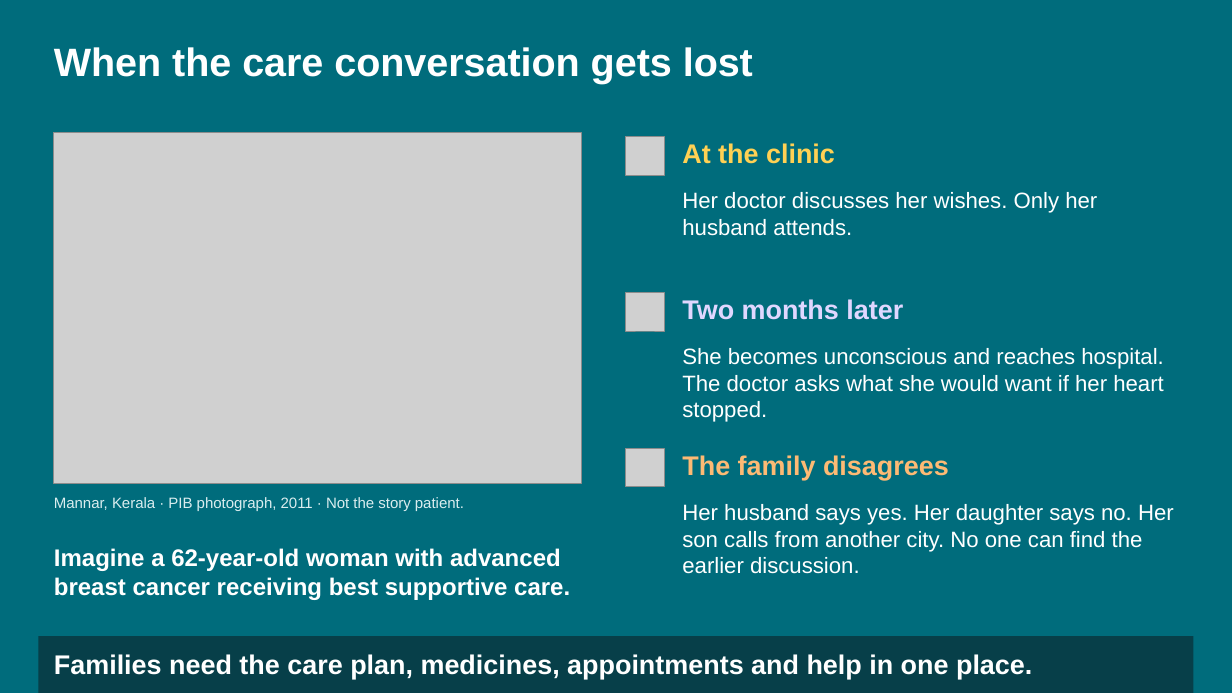
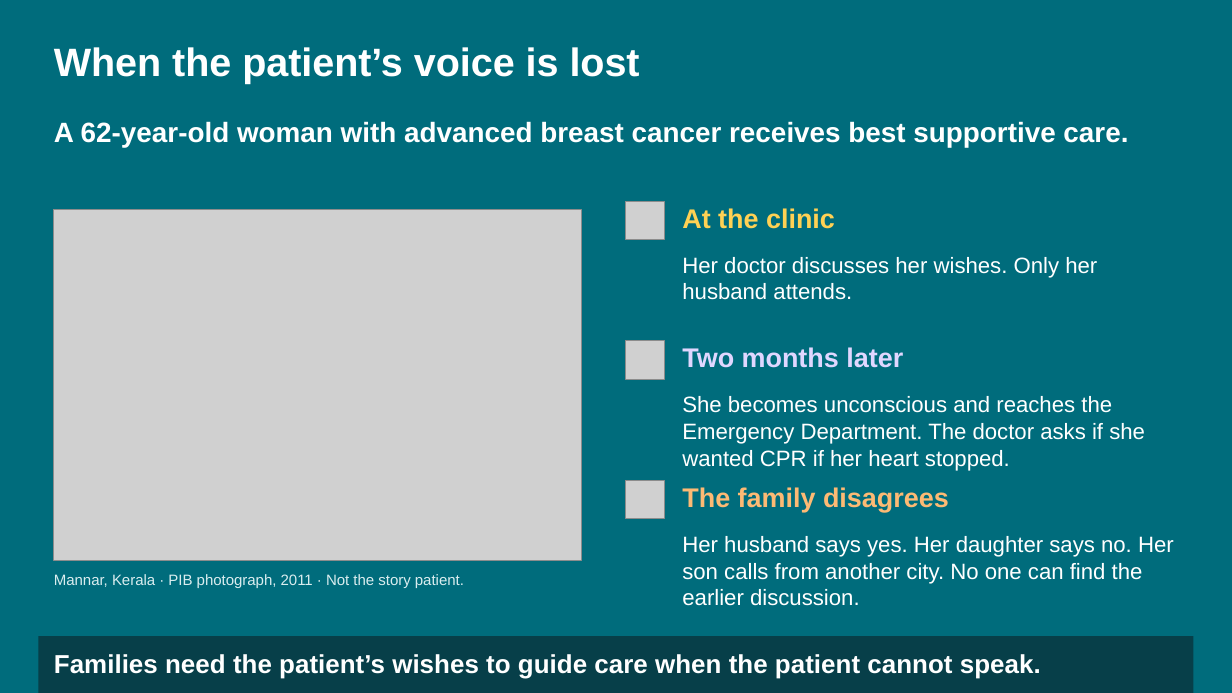
Before and after one commit to basithladdu/healthathon, a slide deck: slide 2 of submission/Saathi_Healthathon_Final.pptx. Drawn at 1232x693 pixels with LibreOffice and Linux fonts; fonts in the diff are those of the drawing; grey boxes stand for pictures. Boxes give left, top, right and bottom in pixels: in the first picture for what was removed or moved away, otherwise in the second. Text is boxed around its words. In the diff, an @@ line names an element or a change of style, - is before the commit and + after.

```diff
--- a/submission/Saathi_Healthathon_Final.pptx
+++ b/submission/Saathi_Healthathon_Final.pptx
@@ text at (54, 47, 640, 83): text changed @@
-When the care conversation gets lost
+When the patient’s voice is lost
@@ text at (54, 121, 1128, 147): text changed; size 18.8 to 21.8 pt @@
-Imagine a 62-year-old woman with advanced breast cancer receiving best supportive care.
+A 62-year-old woman with advanced breast cancer receives best supportive care.
@@ picture: place and size @@
-picture at (54, 133, 581, 483)
+picture at (54, 210, 581, 560)
@@ 2 texts, 1 picture: place and size @@
-2 texts, 1 picture at (626, 137, 1097, 236)
+2 texts, 1 picture at (626, 201, 1097, 300)
@@ picture: place and size @@
-picture at (626, 293, 665, 332)
+picture at (626, 341, 665, 380)
@@ text "Two months later": place and size @@
-text "Two months later" at (682, 299, 903, 320)
+text "Two months later" at (682, 347, 903, 368)
@@ text at (682, 396, 1145, 471): text changed @@
-She becomes unconscious and reaches hospital. The doctor asks what she would want if her heart stopped.
+She becomes unconscious and reaches the Emergency Department. The doctor asks if she wanted CPR if her heart stopped.
@@ picture: place and size @@
-picture at (626, 448, 665, 487)
+picture at (626, 481, 665, 519)
@@ text "The family disagrees": place and size @@
-text "The family disagrees" at (682, 455, 949, 480)
+text "The family disagrees" at (682, 487, 949, 512)
@@ text "Her husband says yes. Her ...": place and size @@
-text "Her husband says yes. Her ..." at (682, 504, 1174, 574)
+text "Her husband says yes. Her ..." at (682, 536, 1174, 606)
@@ text "Mannar, Kerala · PIB photograph, ...": place and size @@
-text "Mannar, Kerala · PIB photograph, ..." at (54, 497, 464, 511)
+text "Mannar, Kerala · PIB photograph, ..." at (54, 574, 464, 588)
@@ text at (54, 654, 1041, 679): text changed; size 21 to 20.2 pt @@
-Families need the care plan, medicines, appointments and help in one place.
+Families need the patient’s wishes to guide care when the patient cannot speak.
```
Also in this commit, not shown: 5 other slides changed, 1 slide added, 1 slide removed, 13 other files.
